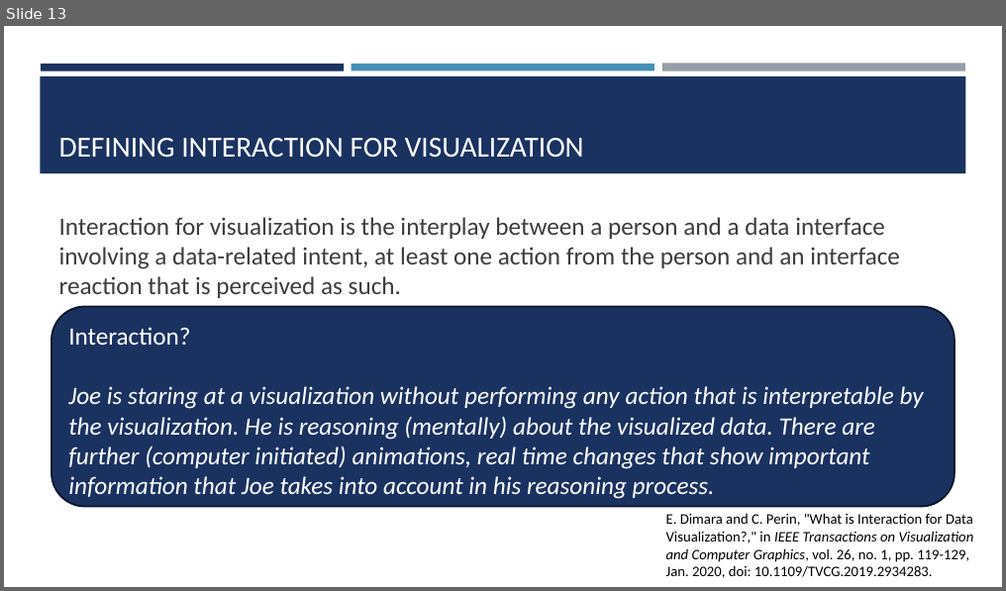
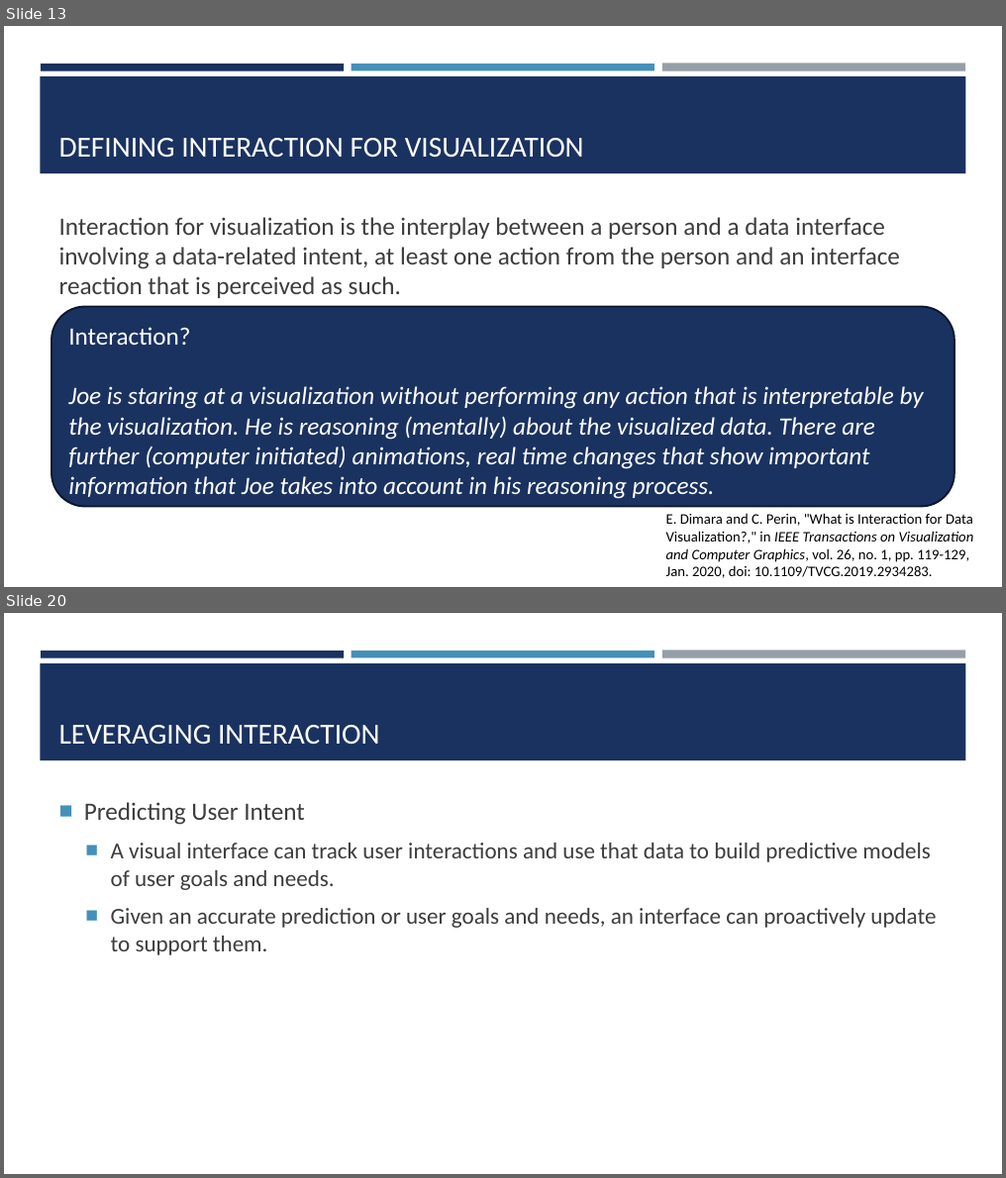
Before and after one commit to amosca01/SDS-CSC235, a slide deck: slides/05-interaction.pptx. Shown one above the other, each under a label of ours: slide 13 before the commit, slides 13 and 20 after it; the slides between them are not shown. The pictures are 1006x591 and 1006x1178 pixels, drawn with LibreOffice and Linux fonts; fonts in the diff are those of the drawing. Boxes give left, top, right and bottom in pixels: in the first picture for what was removed or moved away, otherwise in the second. Text is boxed around its words. In the diff, an @@ line names an element or a change of style, - is before the commit and + after.

Commit message:
interaction

```diff
--- a/slides/05-interaction.pptx
+++ b/slides/05-interaction.pptx
@@ slide 20 added at (x1=4, y1=613, x2=1002, y2=1174), background #FFFFFF; not listed: 4 template elements that a slide beside it also shows @@
@@ title added at (x1=59, y1=725, x2=380, y2=745), 28 pt, text #FFFFFF @@
+LEVERAGING INTERACTION
@@ text added at (x1=84, y1=802, x2=936, y2=956), 22 pt, text #3D3D3D @@
+■ Predicting User Intent
+  ■ A visual interface can track user interactions and use that data to build predictive models of user goals and needs.
+  ■ Given an accurate prediction or user goals and needs, an interface can proactively update to support them.
```
Also in this commit, not shown: 1 slide changed, 13 other slides added, 5 other files.
